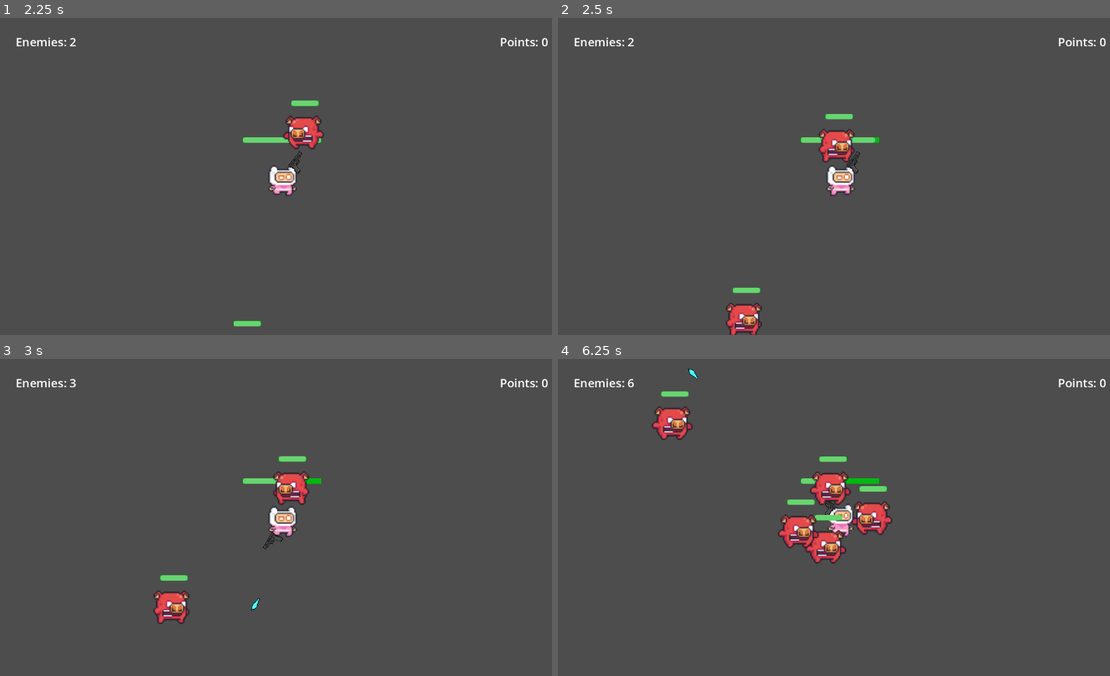
Above: before the commit, frames 1-4 (two rows, left to right).
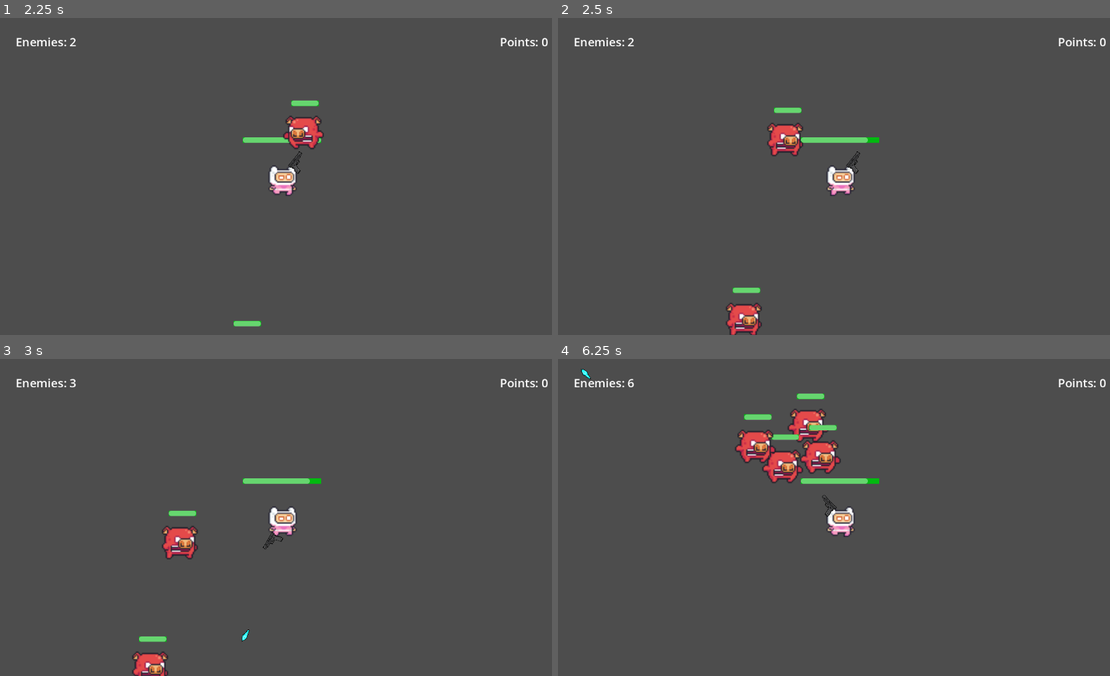
Above: after the commit, the same moments.

Repository: X4vierWhes/Godot-Games
Game: Godot game, scene res://scenes/mainScene/game.tscn
Two runs of this game, one before a commit and one after it. Both use one fixed random seed, a clock stepped at 60 frames per second and the inputs below.
Inputs (mouse positions are in pixels of both pictures, inside the frame that each line leads up to):
- Up to frame 1 (2.25 s): move the mouse to (408, 160) at 0.52 s; hold Right (move_right) 0.53-1.28 s; tap H (heal_player) at 0.6, 2.1 s; tap Enter at 1.25 s; move the mouse to (171, 192) at 1.27 s; hold Down (move_down) 1.28-2.03 s; tap Space (shoot) at 1.35 s; move the mouse to (336, 106) at 2.02 s; hold Right (move_right) from 2.03 s (still down)
- Up to frame 2 (2.5 s): keep holding Right (move_right)
- Up to frame 3 (3 s): move the mouse to (253, 580) at 2.77 s; release Right (move_right) at 2.78 s; hold Up (move_up) from 2.78 s (still down); tap Space (shoot) at 2.85 s
- Up to frame 4 (6.25 s): move the mouse to (1010, 565) at 3.52 s; release Up (move_up) at 3.53 s; hold Left (move_left) 3.53-5.03 s; tap H (heal_player) at 3.6, 5.1 s; move the mouse to (668, 469) at 4.27 s; tap Space (shoot) at 4.35, 5.85 s; move the mouse to (867, 517) at 5.02 s; hold Down (move_down) 5.03-5.78 s; move the mouse to (756, 438) at 5.77 s; hold Right (move_right) from 5.78 s (still down)

Frame 1 is identical in both runs. In frame 2, 1.3% of the frame differs, in the area x 37-58%, y 28-46%; in frame 3, 2.5%; in frame 4, 6.0%, in the area x 4-61%, y 2-65%.

Commit message:
wip: SurvivorGame

Diff:
--- a/Godot4/SurvivorGame/scenes/enemyScene/obj_pig.tscn
+++ b/Godot4/SurvivorGame/scenes/enemyScene/obj_pig.tscn
@@ -142,10 +142,15 @@
 [sub_resource type="StyleBoxFlat" id="StyleBoxFlat_a5owh"]
 bg_color = Color(0, 0.728118, 0.0579292, 1)
 
-[node name="objPig" type="CharacterBody2D" node_paths=PackedStringArray("healthBar")]
+[sub_resource type="CircleShape2D" id="CircleShape2D_ga0ud"]
+radius = 48.0
+
+[node name="objPig" type="CharacterBody2D" node_paths=PackedStringArray("healthBar", "stateTimer", "cooldownTimer")]
 visibility_layer = 3
 script = ExtResource("1_j81aj")
 healthBar = NodePath("ProgressBar")
+stateTimer = NodePath("stateTimer")
+cooldownTimer = NodePath("cooldown")
 
 [node name="animPig" type="AnimatedSprite2D" parent="."]
 unique_name_in_owner = true
@@ -160,7 +165,6 @@
 shape = SubResource("CircleShape2D_ytcv6")
 
 [node name="ProgressBar" type="ProgressBar" parent="."]
-unique_name_in_owner = true
 light_mask = 0
 visibility_layer = 4
 offset_left = -24.0
@@ -172,8 +176,18 @@
 value = 30.0
 show_percentage = false
 
+[node name="Area2D" type="Area2D" parent="."]
+
+[node name="CollisionShape2D" type="CollisionShape2D" parent="Area2D"]
+shape = SubResource("CircleShape2D_ga0ud")
+debug_color = Color(0.756427, 0.187916, 1, 0.42)
+
+[node name="cooldown" type="Timer" parent="."]
+wait_time = 0.4
+
 [node name="stateTimer" type="Timer" parent="."]
-unique_name_in_owner = true
 wait_time = 0.3
 
+[connection signal="body_entered" from="Area2D" to="." method="_on_area_2d_body_entered"]
+[connection signal="timeout" from="cooldown" to="." method="_on_cooldown_timeout"]
 [connection signal="timeout" from="stateTimer" to="." method="_on_state_timer_timeout"]
--- a/Godot4/SurvivorGame/scenes/mainScene/game.tscn
+++ b/Godot4/SurvivorGame/scenes/mainScene/game.tscn
@@ -13,8 +13,9 @@
 [sub_resource type="LabelSettings" id="LabelSettings_u54on"]
 font_size = 24
 
-[node name="Game" type="Node2D" node_paths=PackedStringArray("player")]
+[node name="Game" type="Node2D" node_paths=PackedStringArray("ui", "player")]
 script = ExtResource("1_4woct")
+ui = NodePath("UI")
 player = NodePath("objPlayer")
 
 [node name="objPlayer" parent="." instance=ExtResource("1_rwqdj")]
@@ -36,7 +37,6 @@
 autostart = true
 
 [node name="UI" type="CanvasLayer" parent="."]
-unique_name_in_owner = true
 script = ExtResource("3_6ivh3")
 
 [node name="Control" type="Control" parent="UI"]
--- a/Godot4/SurvivorGame/scenes/playerScene/obj_player.tscn
+++ b/Godot4/SurvivorGame/scenes/playerScene/obj_player.tscn
@@ -182,9 +182,6 @@
 [sub_resource type="CircleShape2D" id="CircleShape2D_74jid"]
 radius = 32.0
 
-[sub_resource type="CircleShape2D" id="CircleShape2D_bw07a"]
-radius = 40.7922
-
 [sub_resource type="StyleBoxFlat" id="StyleBoxFlat_13ok2"]
 bg_color = Color(0, 0.728118, 0.0579292, 1)
 
@@ -209,17 +206,6 @@
 light_mask = 4
 visibility_layer = 4
 position = Vector2(5, 10)
-
-[node name="hurtBox" type="Area2D" parent="."]
-unique_name_in_owner = true
-light_mask = 0
-visibility_layer = 2
-
-[node name="CollisionShape2D" type="CollisionShape2D" parent="hurtBox"]
-light_mask = 0
-visibility_layer = 2
-shape = SubResource("CircleShape2D_bw07a")
-debug_color = Color(0.971406, 0, 0.448169, 0.42)
 
 [node name="ProgressBar" type="ProgressBar" parent="."]
 unique_name_in_owner = true
--- a/Godot4/SurvivorGame/scripts/enemy/objPig.gd
+++ b/Godot4/SurvivorGame/scripts/enemy/objPig.gd
@@ -3,11 +3,13 @@
 var spd: float = 300.0
 var health: float = 30.0
 var state: String = "run"
+var chase: bool = true
+
 @onready var player = get_node("/root/Game/objPlayer")
 @onready var ui = get_node("/root/Game")
 @export var healthBar: ProgressBar
-@onready var stateTimer = %stateTimer
-
+@export var stateTimer:Timer
+@export var cooldownTimer: Timer
 func _ready():
 	%animPig.play(state)
 
@@ -16,17 +18,17 @@
 	var direction = global_position.direction_to(player.global_position)
 	velocity = direction * spd
 	velocity.normalized()
-	move_and_slide()
+	if chase:
+		move_and_slide()
 	%animPig.play(state)
 	if player.has_method("_getState"):
-		var state:bool = player._getState()
+		var death:bool = player._getState()
 
-		if state:
+		if death:
 			queue_free()
 
 	if direction.x != 0:
 		%animPig.flip_h = (direction.x > 0)
-
 
 
 func take_damage(dmg:float):
@@ -46,5 +48,20 @@
 
 
 
+
+func _atkPlayer(body: Node2D) -> void:
+	if body.has_method("_take_damage"):
+		body._take_damage(15.0)
+		chase = false
+		cooldownTimer.start()
+
 func _on_state_timer_timeout() -> void:
 	state = "run"
+
+func _on_area_2d_body_entered(body: Node2D) -> void:
+	if body is Player:
+		_atkPlayer(body)
+
+
+func _on_cooldown_timeout() -> void:
+	chase = true
--- a/Godot4/SurvivorGame/scripts/game.gd
+++ b/Godot4/SurvivorGame/scripts/game.gd
@@ -2,7 +2,7 @@
 
 var enemies:int = 0
 var points:int = 0
-@onready var ui = %UI
+@export var ui:CanvasLayer
 @export var player: CharacterBody2D
 
 
@@ -31,5 +31,3 @@
 		spawn()
 		enemies += 1
 		ui._update_enemies_label(enemies)
-	else:
-		pass
--- a/Godot4/SurvivorGame/scripts/player/objPlayer.gd
+++ b/Godot4/SurvivorGame/scripts/player/objPlayer.gd
@@ -1,4 +1,5 @@
 extends CharacterBody2D
+class_name Player
 
 var spd: float = 600.0
 var health: float = 100.0
@@ -33,15 +34,6 @@
 	if Input.is_action_just_pressed("shoot"):
 		%obj_Gun.shoot(1)
 
-	#Sistema de dano
-	const damage_rate = 15.0
-	var overlaping_mobs = %hurtBox.get_overlapping_bodies()
-	#print(overlaping_mobs.size())
-	if overlaping_mobs.size() > 1:
-		health -= damage_rate * overlaping_mobs.size() * delta
-		%ProgressBar.value = health
-		if health <= 0.0:
-			death = true
 
 func _take_damage(dmg:float) -> void:
 	health -= dmg
Not shown: 1 places in Godot4/SurvivorGame/scenes/enemyScene/obj_pig.tscn that only renumber resources
Not shown: 1 places in Godot4/SurvivorGame/scenes/playerScene/obj_player.tscn that only renumber resources
